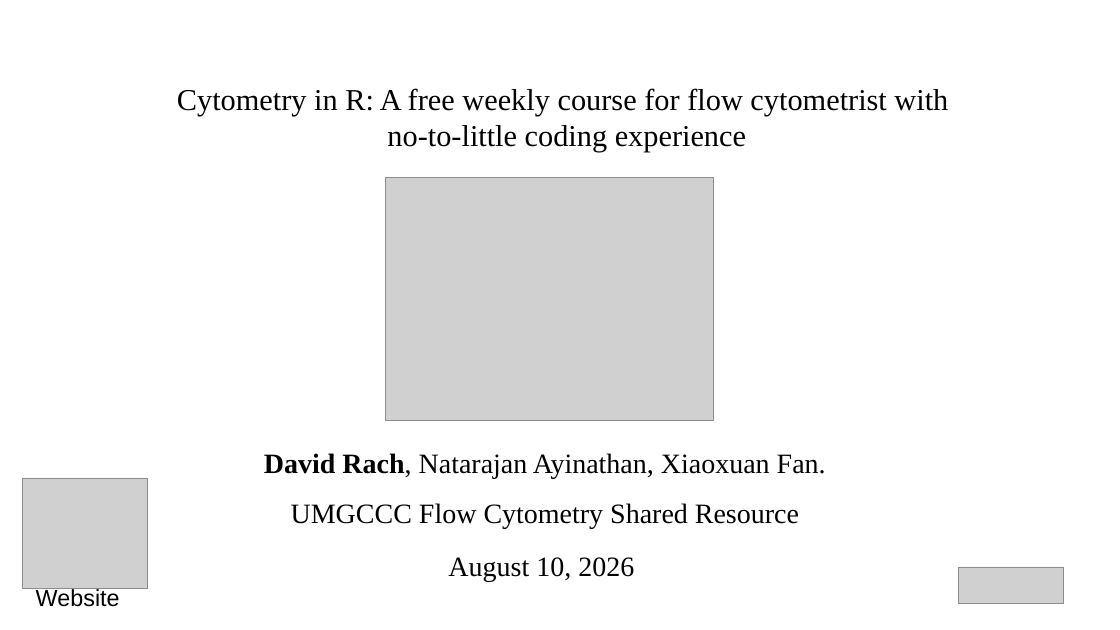
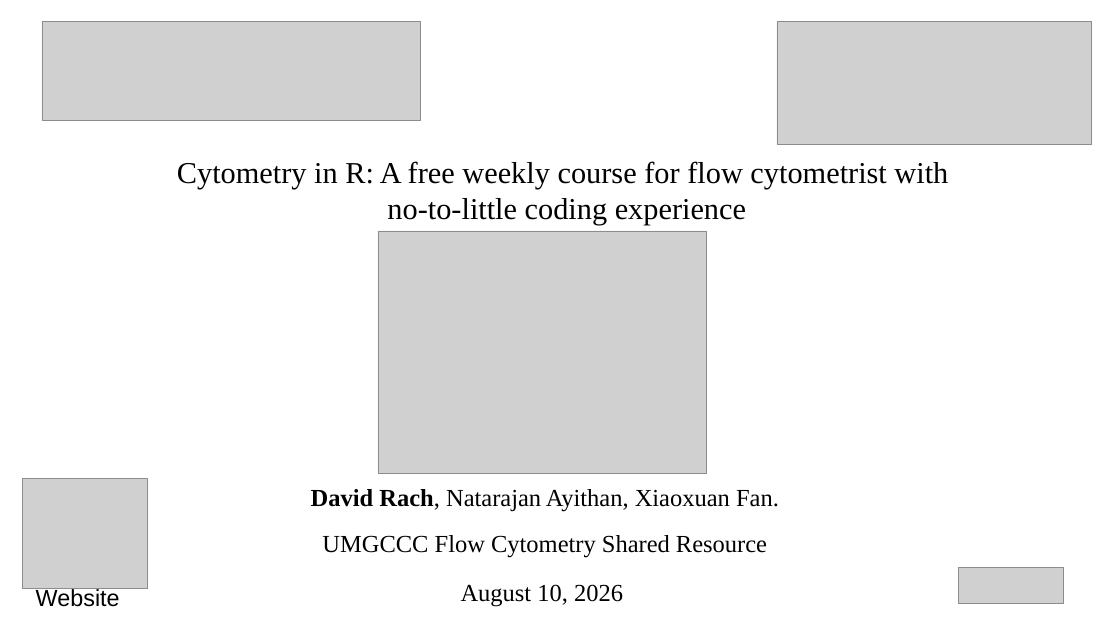
Before and after one commit to DavidRach/CytometryIn_Bioc2026, a slide deck: slide 1 of DavidRach_CytometryInR_BioC2026.pptx. Drawn at 1120x630 pixels with LibreOffice and Linux fonts; fonts in the diff are those of the drawing; grey boxes stand for pictures. Boxes give left, top, right and bottom in pixels: in the first picture for what was removed or moved away, otherwise in the second. Text is boxed around its words. In the diff, an @@ line names an element or a change of style, - is before the commit and + after.

```diff
--- a/DavidRach_CytometryInR_BioC2026.pptx
+++ b/DavidRach_CytometryInR_BioC2026.pptx
@@ picture added at bbox=[42, 21, 420, 120] @@
@@ picture added at bbox=[777, 21, 1092, 145] @@
@@ title "Cytometry in R: A free ...": place and size @@
-title "Cytometry in R: A free ..." at bbox=[177, 88, 948, 153]
+title "Cytometry in R: A free ..." at bbox=[177, 161, 948, 226]
@@ picture: place and size @@
-picture at bbox=[386, 177, 714, 420]
+picture at bbox=[378, 231, 707, 474]
@@ text "David Rach, Natarajan Ayithan, Xiaoxuan ...": place and size @@
-text "David Rach, Natarajan Ayithan, Xiaoxuan ..." at bbox=[264, 453, 826, 582]
+text "David Rach, Natarajan Ayithan, Xiaoxuan ..." at bbox=[311, 489, 779, 607]
@@ text at bbox=[311, 489, 779, 512]: text changed; size 24 to 21 pt @@
-David Rach, Natarajan Ayinathan, Xiaoxuan Fan.
+David Rach, Natarajan Ayithan, Xiaoxuan Fan.
@@ text at bbox=[322, 535, 767, 607]: size 24 to 21 pt in "UMGCCC Flow Cytometry Shared Resource", "August 10, 2026" @@
```
Also in this commit, not shown: 9 other slides changed, 11 slides added, 10 slides removed, 1 other file.
